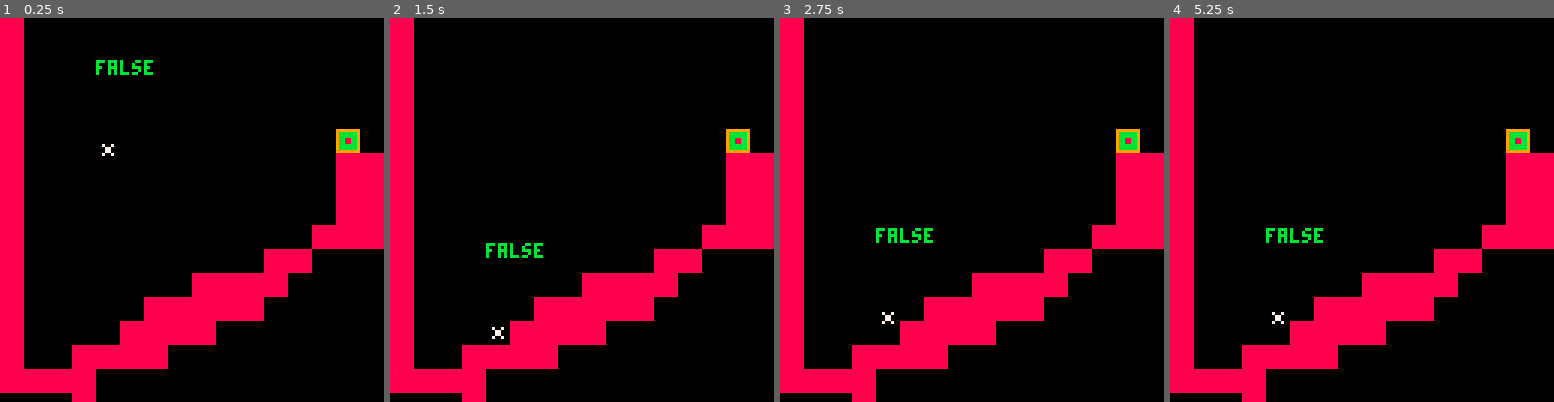
Above: before the commit, frames 1-4 (left to right).
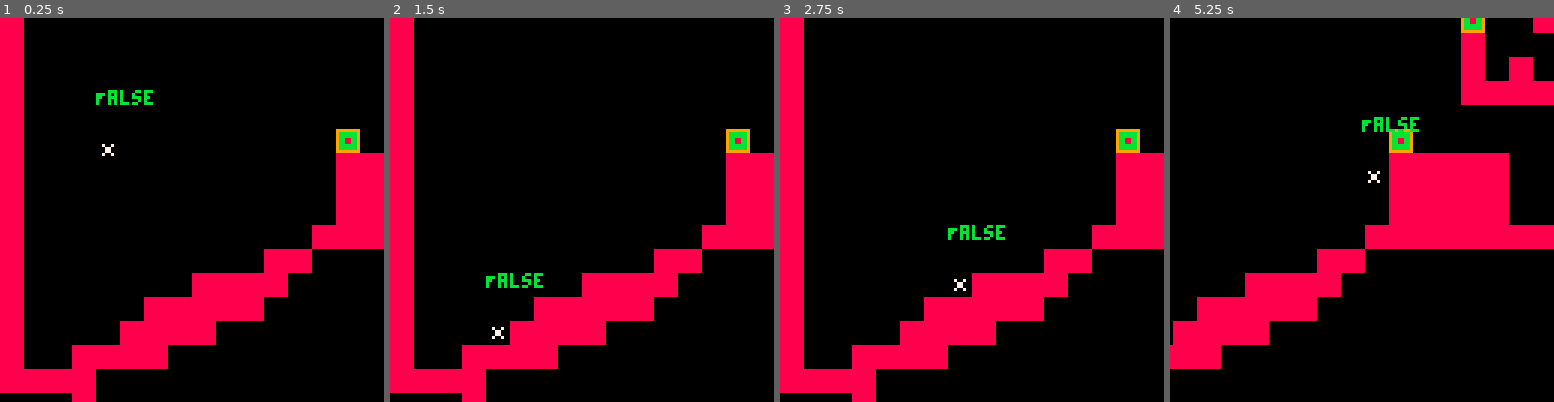
Above: after the commit, the same moments.

Repository: pratik2709/anotherPlatformer
Game: PICO-8 cartridge player.p8
Same seed, same stepped clock (60 frames per second), same inputs: the game is played once before the commit and once after it.
Inputs:
- Up to frame 1 (0.25 s): no input
- Up to frame 2 (1.5 s): tap O (Z key) at 0.7 s
- Up to frame 3 (2.75 s): hold Right 1.6-2.1 s; tap O (Z key) at 1.7, 2.1, 2.5 s; hold Right from 2.47 s (still down)
- Up to frame 4 (5.25 s): tap O (Z key) every 0.4 s from 2.9 to 4.9 s; release Right at 3.03 s; hold Left 3.08-3.58 s; hold Right 4.02-4.68 s; hold Left from 5.08 s (still down)

The runs differ from the first frame. In frame 1, 0.6% of the frame differs, in the area x 25-40%, y 10-23%; in frame 2, 0.6%; in frame 3, 0.7%; in frame 4, 34%, in the area x 0-100%, y 0-100%.

Commit message:
probable issue in code found

Diff:
--- a/player.p8
+++ b/player.p8
@@ -36,9 +36,23 @@
  --  print(player1.dy, player1:getx(),
  --   (player1.y-mapheight)-10,11)
  -- end
- print(player1.wall_climb,player1:getx(),(player1.y-mapheight)-10,11)
+ -- print(player1.wall_climb,player1:getx(),(player1.y-mapheight)-10,11)
  -- print(player1.jumptimer,player1:getx(),(player1.y-mapheight)-20,11)
 
+ local steps = abs(player1.dx*globals.dt)
+ for i=0,steps do
+   local d=min(1,steps-i)
+
+   --x axis collision
+   if collide(player1, sgn(player1.dx)*d,0) then
+     print("True", player1:getx(),(player1.y-mapheight)-10,11)
+     break
+   else
+     print("False", player1:getx(),(player1.y-mapheight),11)
+   end
+ end
+ -- print(sgn(player1.dx), player1:getx(),(player1.y-mapheight)-10,11)
+ -- print(sgn(player1.dy), player1:getx(),(player1.y-mapheight)-20,11)
 end
 
 function cam:new(mapwidth, mapheight)
@@ -271,7 +285,7 @@
  o.isgrounded = false
  o.isfacingright = true
  o.jumppressed = false
- o.jumpvelocity = 2
+ o.jumpvelocity = 4
  o.jumptimer = 0
 
  o.score = 0
@@ -292,7 +306,12 @@
  local x1,x2,y1,y2
 
  if dx!=0 then
-  x1=actor.x + sgn(dx) * actor.w
+   if sgn(dx) != -1 then
+     x1=actor.x + sgn(dx) * actor.w
+   else
+     x1=actor.x
+   end
+
   x2=x1
   y1=actor.y - actor.h
   y2=actor.y + actor.h
@@ -391,17 +410,17 @@
 
  if btn(0) then
    self.isfacingright=false
-   if self.dx>0 then
-     self.dx*=0.8
-   end
-   self.dx-=0.2*globals.dt
+   -- if self.dx>0 then
+   --   self.dx*=0.8
+   -- end
+   self.dx-=1*globals.dt
  end
  if btn(1) then
    self.isfacingright=true
-   if self.dx<0 then
-     self.dx*=0.8
-   end
-   self.dx+=0.2*globals.dt
+   -- if self.dx<0 then
+   --   self.dx*=0.8
+   -- end
+   self.dx+=1*globals.dt
  end
 
  updatelocation(self)
